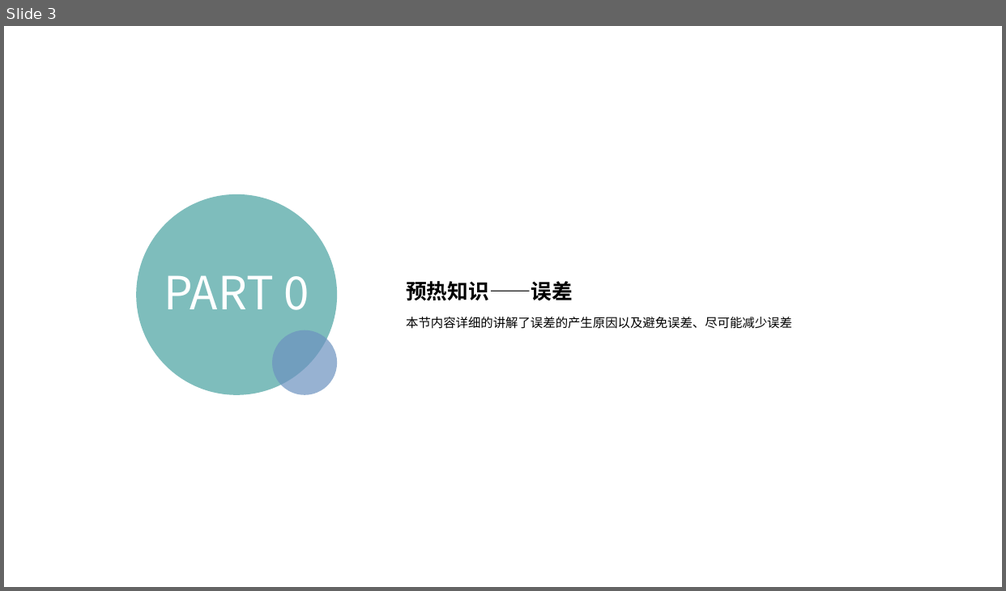
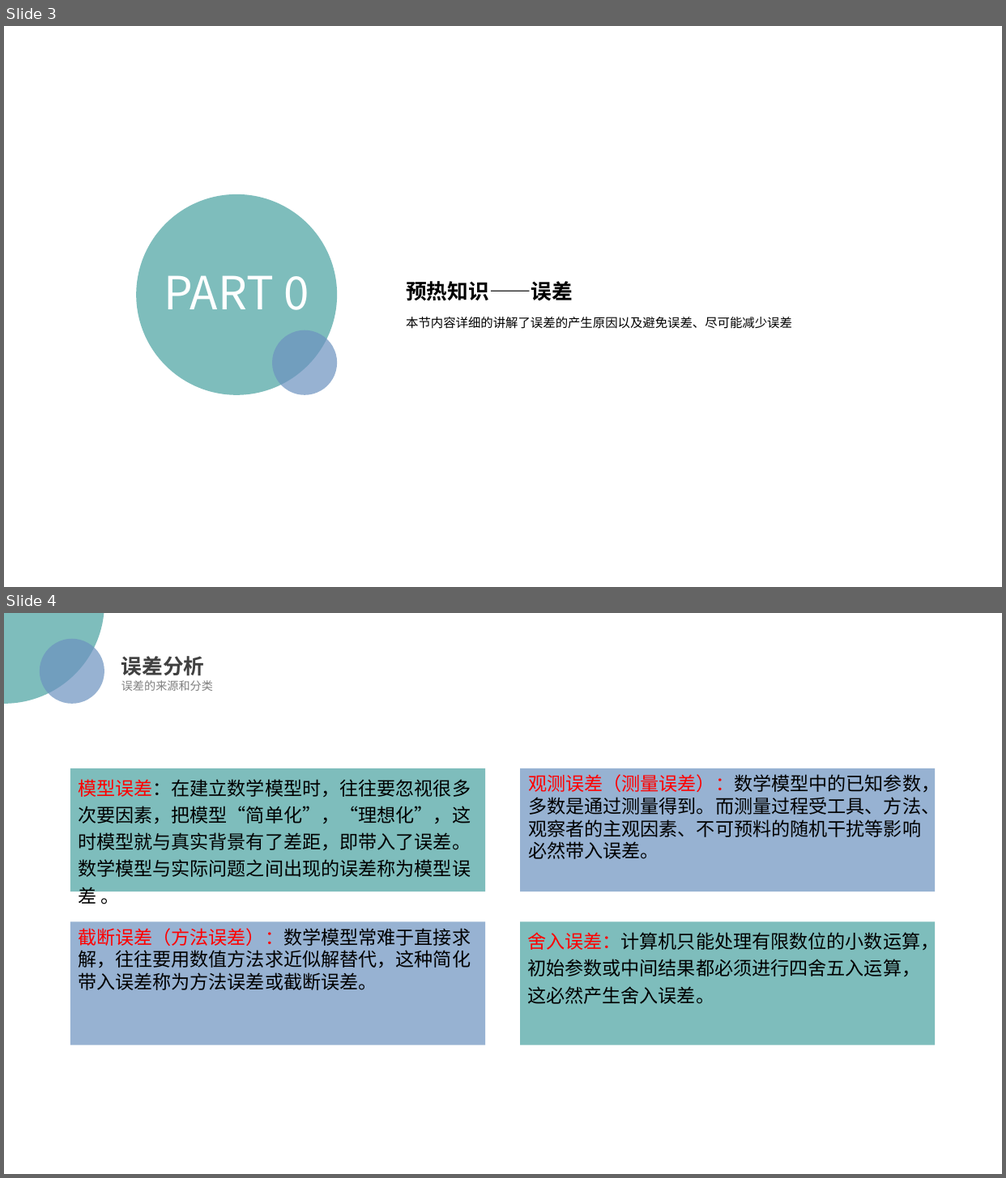
Before and after one commit to StevenEco/MachineLearning-Math, a slide deck: PPT/Numerical Analysis.pptx. Shown one above the other, each under a label of ours: slide 3 before the commit, slides 3 and 4 after it. The pictures are 1006x591 and 1006x1178 pixels, drawn with LibreOffice and Linux fonts; fonts in the diff are those of the drawing; background and template pictures are left out. Boxes give left, top, right and bottom in pixels: in the first picture for what was removed or moved away, otherwise in the second. Text is boxed around its words. In the diff, an @@ line names an element or a change of style, - is before the commit and + after.

Commit message:
Update ppt
update

```diff
--- a/PPT/Numerical Analysis.pptx
+++ b/PPT/Numerical Analysis.pptx
@@ slide 4 added at bbox=[4, 613, 1002, 1174], background picture (left out) @@
@@ ellipse added at bbox=[4, 613, 104, 704], fill #48A2A0 at 70% opacity @@
@@ ellipse added at bbox=[39, 638, 104, 704], fill #6C92C0 at 70% opacity @@
@@ text added at bbox=[121, 656, 205, 676], 20 pt, text #404040, bold @@
+误差分析
@@ text added at bbox=[121, 680, 213, 691], 11 pt, text #808080 @@
+误差的来源和分类
@@ rectangle added at bbox=[70, 769, 485, 892], fill #48A2A0 at 70% opacity @@
@@ text added at bbox=[78, 779, 471, 877], 18 pt, text #000000 @@
+模型误差：在建立数学模型时，往往要忽视很多次要因素，把模型“简单化”，“理想化”，这时模型就与真实背景有了差距，即带入了误差。数学模型与实际问题之间出现的误差称为模型误差 。
@@ rectangle added at bbox=[520, 769, 935, 892], fill #6C92C0 at 70% opacity @@
@@ text added at bbox=[528, 772, 940, 859], 18 pt, text #000000 @@
+观测误差（测量误差）：数学模型中的已知参数，多数是通过测量得到。而测量过程受工具、方法、观察者的主观因素、不可预料的随机干扰等影响必然带入误差。
@@ rectangle added at bbox=[70, 922, 485, 1046], fill #6C92C0 at 70% opacity @@
@@ text added at bbox=[78, 928, 471, 990], 18 pt, text #000000 @@
+截断误差（方法误差）：数学模型常难于直接求解，往往要用数值方法求近似解替代，这种简化带入误差称为方法误差或截断误差。
@@ rectangle added at bbox=[520, 922, 935, 1046], fill #48A2A0 at 70% opacity @@
@@ text added at bbox=[527, 930, 939, 1004], 18 pt, text #000000 @@
+舍入误差：计算机只能处理有限数位的小数运算，初始参数或中间结果都必须进行四舍五入运算，这必然产生舍入误差。
```
Also in this commit, not shown: 1 other slide added, 1 slide removed.
